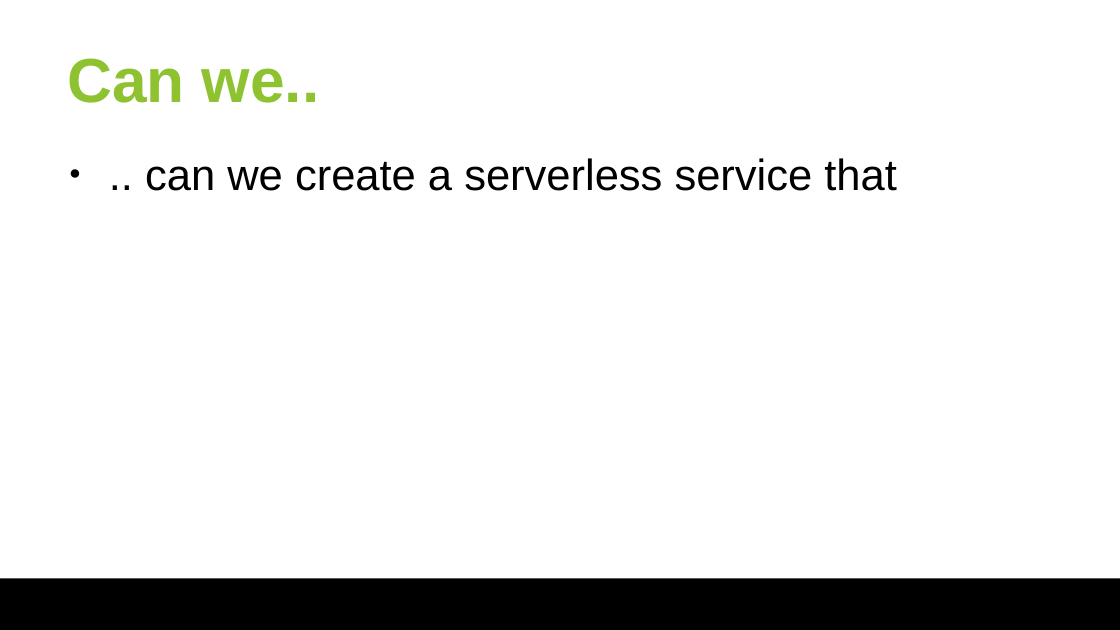
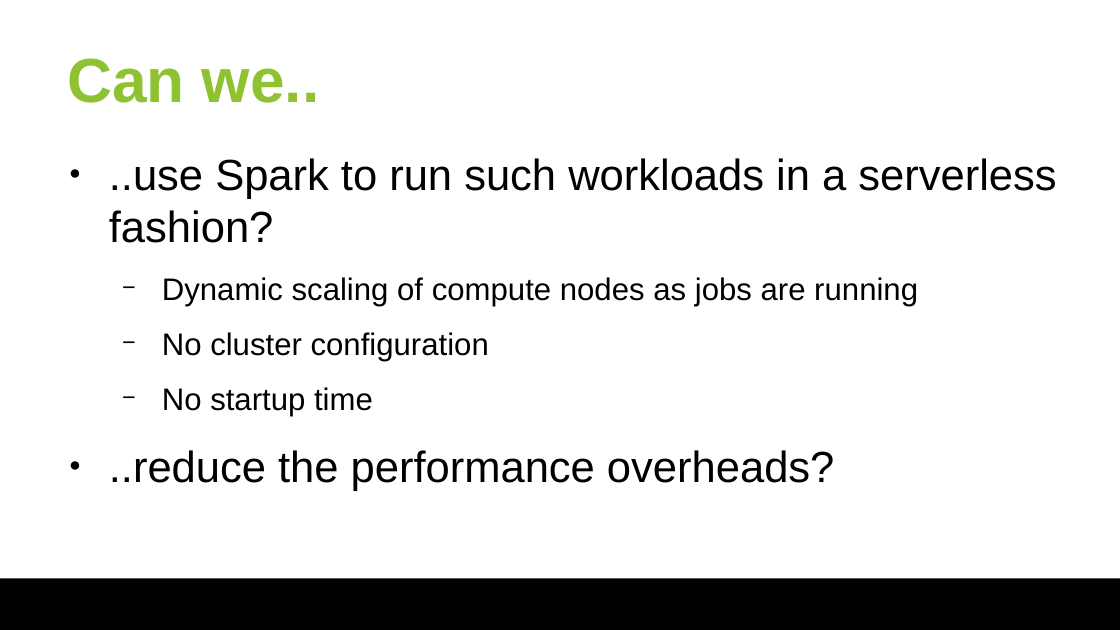
Before and after one commit to huangyibo/spark-summit-18, a slide deck: slide 14 of slides/spark-summit-18.odp (slide 13 before the commit). Drawn at 1120x630 pixels with LibreOffice and Linux fonts; fonts in the diff are those of the drawing; background and template pictures are left out. Boxes give left, top, right and bottom in pixels: in the first picture for what was removed or moved away, otherwise in the second. Text is boxed around its words. In the diff, an @@ line names an element or a change of style, - is before the commit and + after.

```diff
--- a/slides/spark-summit-18.odp
+++ b/slides/spark-summit-18.odp
@@ text at bbox=[109, 158, 1056, 491]: text changed @@
-● .. can we create a serverless service that
+● ..use Spark to run such workloads in a serverless fashion?
+  − Dynamic scaling of compute nodes as jobs are running
+  − No cluster configuration
+  − No startup time
+● ..reduce the performance overheads?
```
Also in this commit, not shown: 1 other slide changed, 1 slide added, 1 other file.
